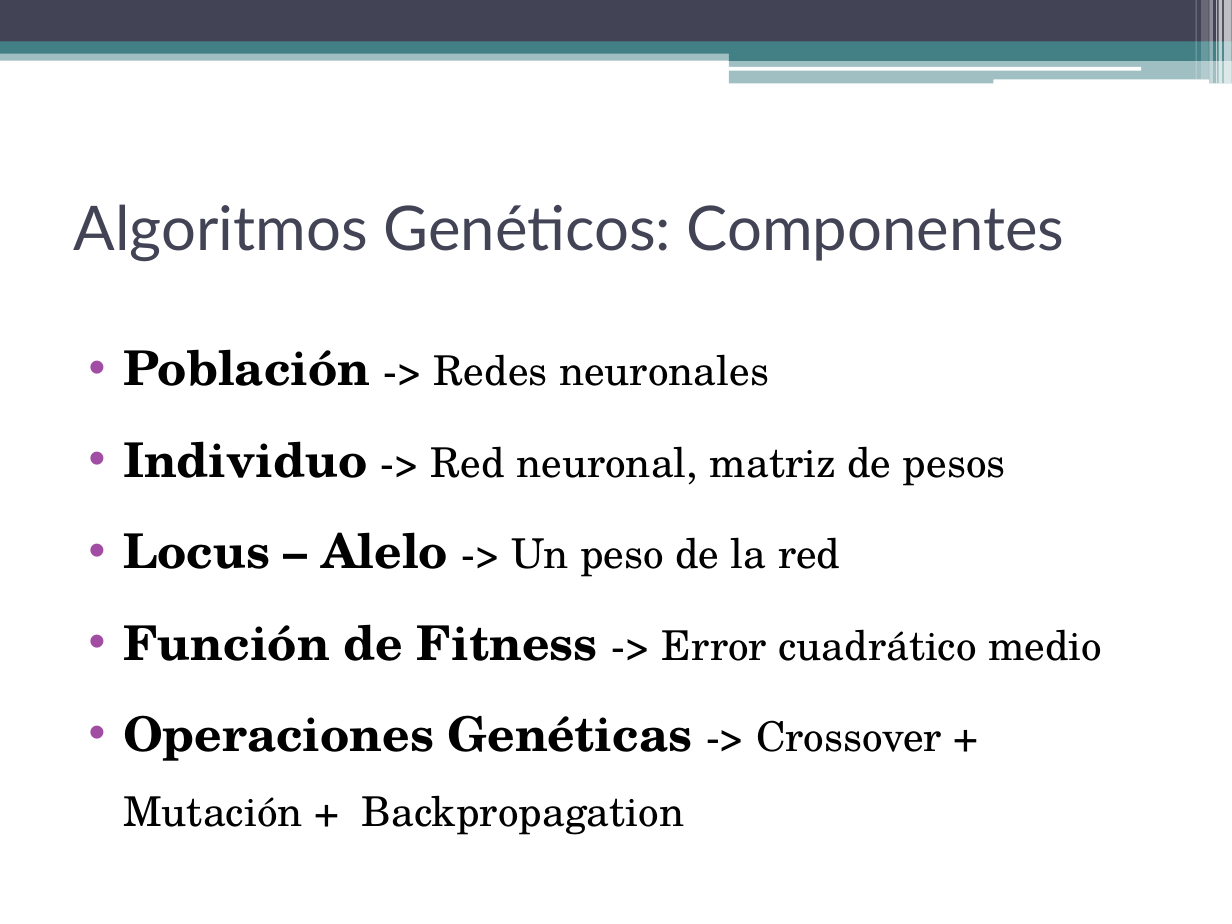
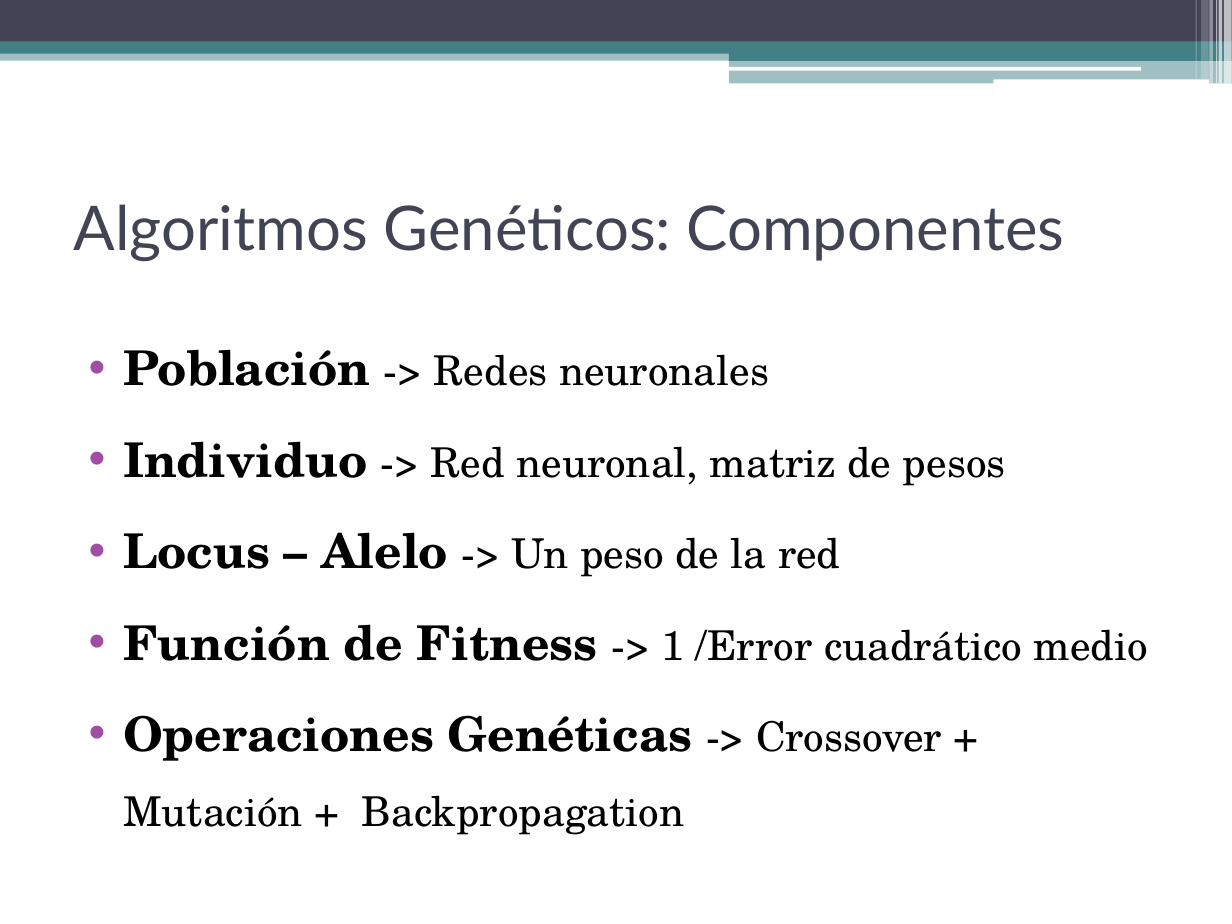
Before and after one commit to dariosus/ITBA_SIA_13_GeneticAlgorithms, a slide deck: slide 3 of presentation/Sistemas de Inteligencia Artificial.pptx. Drawn at 1232x924 pixels with LibreOffice and Linux fonts; fonts in the diff are those of the drawing. Boxes give left, top, right and bottom in pixels: in the first picture for what was removed or moved away, otherwise in the second. Text is boxed around its words. In the diff, an @@ line names an element or a change of style, - is before the commit and + after.

```diff
--- a/presentation/Sistemas de Inteligencia Artificial.pptx
+++ b/presentation/Sistemas de Inteligencia Artificial.pptx
@@ text at box(123, 624, 1148, 661): text changed @@
-• Función de Fitness -> Error cuadrático medio
+• Función de Fitness -> 1 /Error cuadrático medio
```
Also in this commit, not shown: 8 other slides changed, 1 slide added, 1 slide removed.
